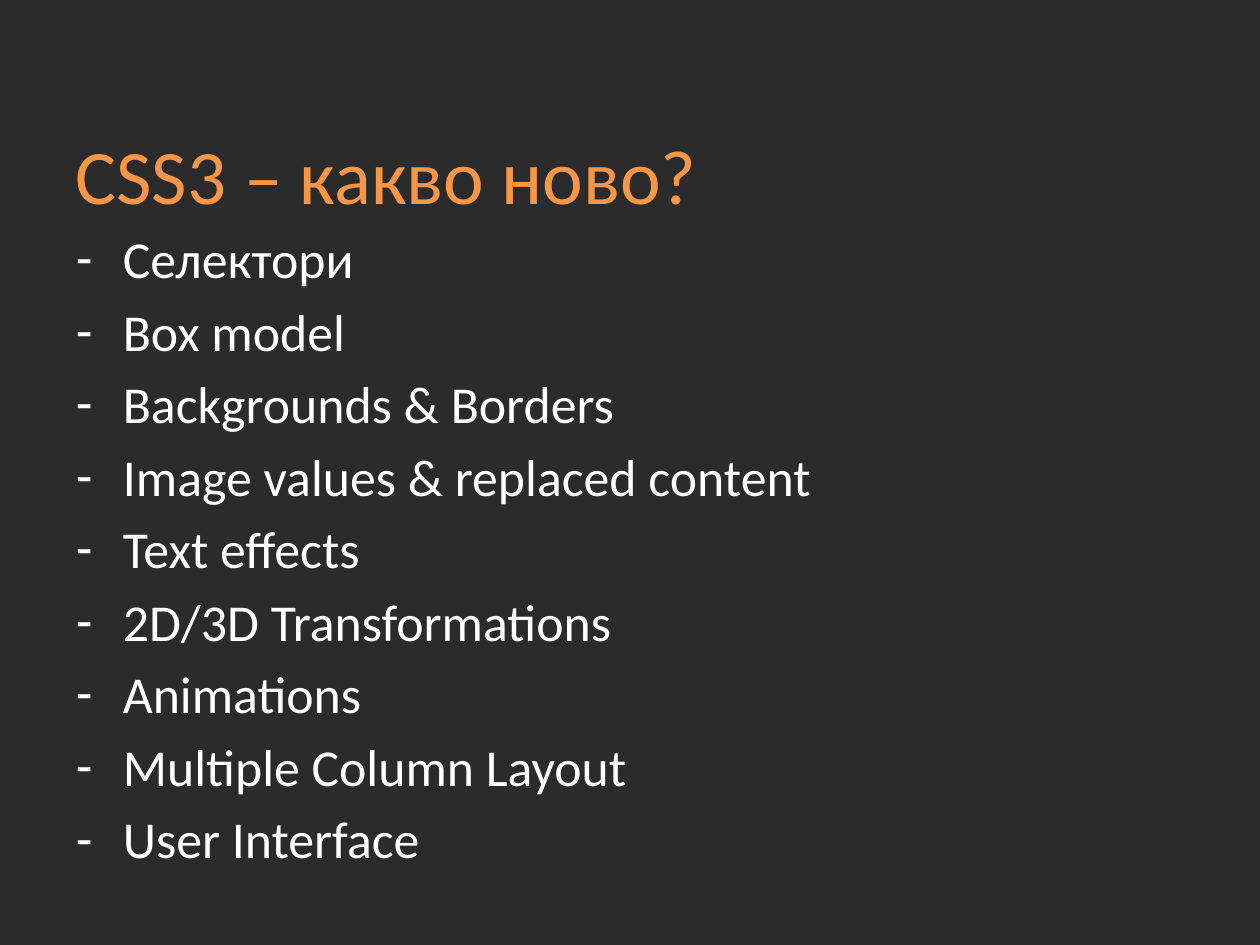
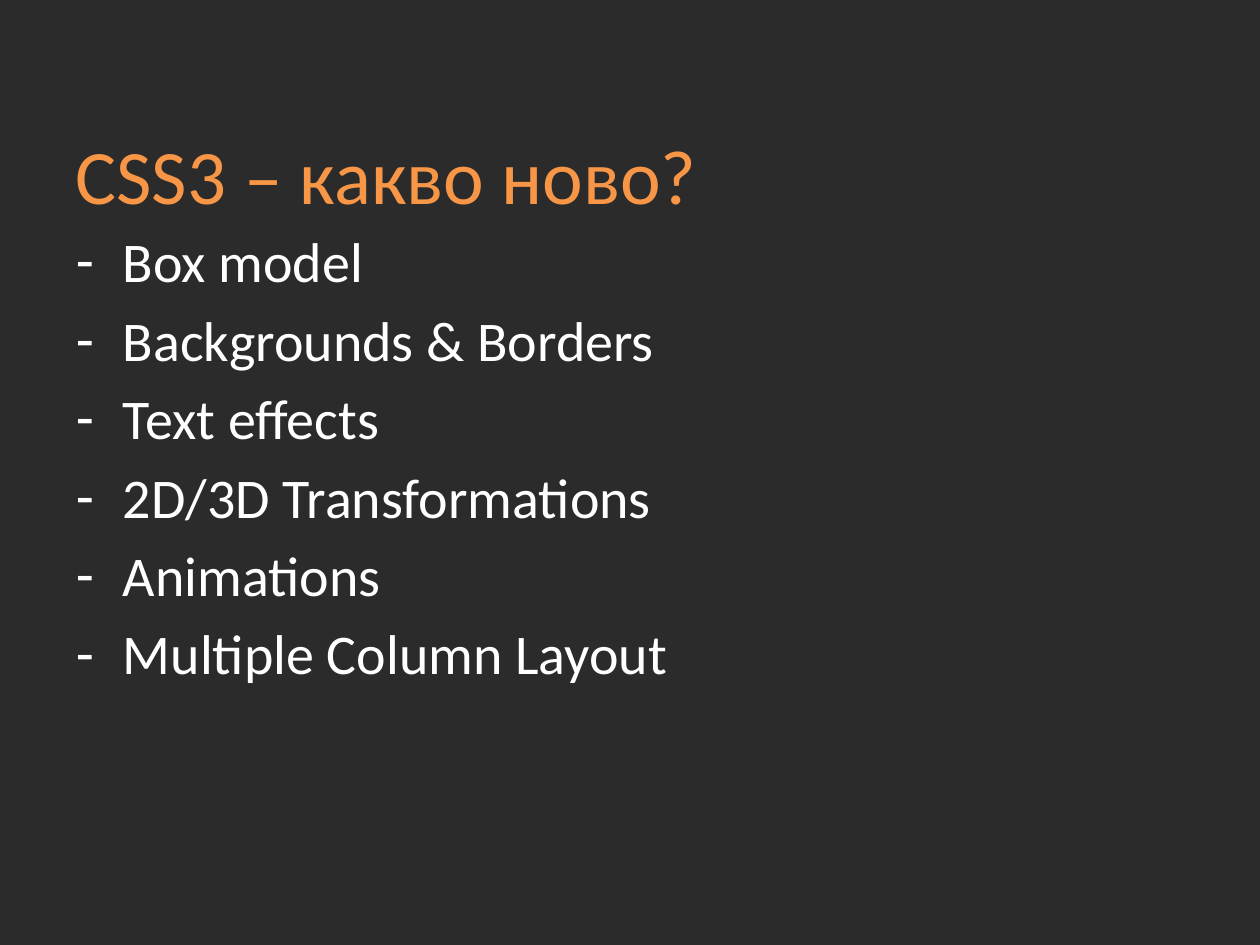
Before and after one commit to Academy-Soft-Intellect/Front-End-Course, a slide deck: slide 3 of 05-CSS3/05-CSS3.pptx. Drawn at 1260x945 pixels with LibreOffice and Linux fonts; fonts in the diff are those of the drawing; background and template pictures are left out; a plain dark background stands for a picture behind light text. Boxes give left, top, right and bottom in pixels: in the first picture for what was removed or moved away, otherwise in the second. Text is boxed around its words. In the diff, an @@ line names an element or a change of style, - is before the commit and + after.

```diff
--- a/05-CSS3/05-CSS3.pptx
+++ b/05-CSS3/05-CSS3.pptx
@@ text "Box model" at box(123, 243, 667, 683): size 29.6 to 32 pt @@
@@ text at box(123, 244, 354, 287): paragraph removed @@
-– Селектори
@@ text at box(123, 460, 810, 505): paragraph removed @@
-– Image values & replaced content
@@ text at box(123, 822, 420, 859): paragraph removed @@
-– User Interface
```
Also in this commit, not shown: 5 other slides changed, 2 slides added, 1 other file.
